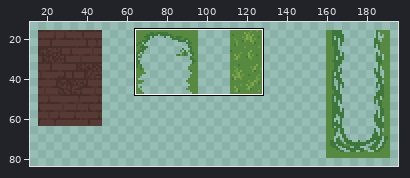
A pixel-art file gets an edit: src/- Resource Dump/Aseprite/basic paths.aseprite. The picture above shows the old version from afar; the outline marks the close-up.
Close-up. The starting point:
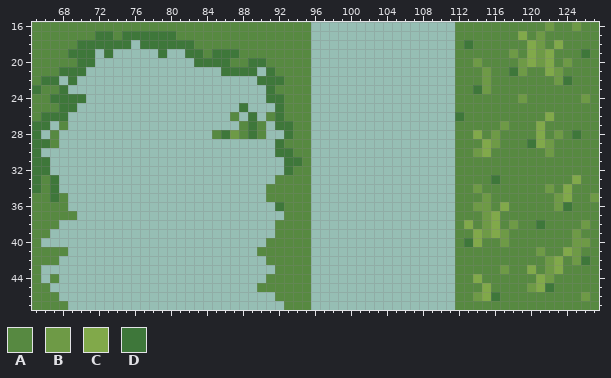
256x256 pixels, 1 frame. Shown: x 65..127, y 16..47. The wide view leaves out empty margins. The commit also changed other parts of the picture, which this record leaves out.
Palette (. is transparent): A #578941  B #6e9a46  C #81a94a  D #3e773a
Once edited:
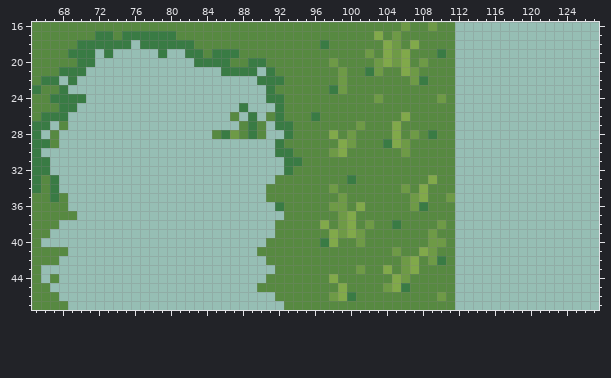
The exact change:
colour D: #3e773a -> #397b44
Layer "Layer 2":
y 16: x 96..127 ................AAAAAAAAAABAABAA -> AAAAAAAAAABAABAA................
y 17: x 96..127 ................AAAAAAACABAAAAAA -> AAAAAAACABAAAAAA................
y 18: x 96..127 ................ADAAAAAACBACAAAA -> ADAAAAAACBACAAAA................
y 19: x 96..127 ................AAAAAABACBCAAADA -> AAAAAABACBCAAADA................
y 20: x 96..127 ................AABAAAABCBCABAAA -> AABAAAABCBCABAAA................
y 21: x 96..127 ................AAABAADBAACBAAAA -> AAABAADBAACBAAAA................
y 22: x 96..127 ................AAABAAAAAAABDAAA -> AAABAAAAAAABDAAA................
y 23: x 96..127 ................AADBAAAAAAAAAAAA -> AADBAAAAAAAAAAAA................
y 24: x 96..127 ................AAAAAAABAAAAAABA -> AAAAAAABAAAAAABA................
y 25: x 96..127 ................AAAAAAAAAAAAAAAA -> AAAAAAAAAAAAAAAA................
y 26: x 96..127 ................DAAAAAAAAACAAAAA -> DAAAAAAAAACAAAAA................
y 27: x 96..127 ................AAAAABAAACAAAAAA -> AAAAABAAACAAAAAA................
y 28: x 96..127 ................AACABAAAACABADAA -> AACABAAAACABADAA................
y 29: x 96..127 ................AAACBAAADCBAAAAA -> AAACBAAADCBAAAAA................
y 30: x 96..127 ................AABCAAAAAABAAAAA -> AABCAAAAAABAAAAA................
y 31..32: x 96..127 ................AAAAAAAAAAAAAAAA -> AAAAAAAAAAAAAAAA................
y 33: x 96..127 ................AAAADAAAAAAAACAA -> AAAADAAAAAAAACAA................
y 34: x 96..127 ................AABAAAAAAABACAAA -> AABAAAAAAABACAAA................
y 35: x 96..127 ................AAABAAAAAAABCAAB -> AAABAAAAAAABCAAB................
y 36: x 96..127 ................AABBACAAAAABDAAA -> AABBACAAAAABDAAA................
y 37: x 96..127 ................AAABCAAAAAAAAAAA -> AAABCAAAAAAAAAAA................
y 38: x 96..127 ................ACABCABAADAAAABA -> ACABCABAADAAAABA................
y 39: x 96..127 ................AACBCBAAAAAAABAA -> AACBCBAAAAAAABAA................
y 40: x 96..127 ................ADCAABAAAAAAABBA -> ADCAABAAAAAAABBA................
y 41: x 96..127 ................AAAAAAAAABAACBAA -> AAAAAAAAABAACBAA................
y 42: x 96..127 ................AAAAAAAAAABCABDA -> AAAAAAAAAABCABDA................
y 43: x 96..127 ................AAAAABAACABCAAAA -> AAAAABAACABCAAAA................
y 44: x 96..127 ................AACAAAAAACBAAAAA -> AACAAAAAACBAAAAA................
y 45: x 96..127 ................AAACAAAABCDAAAAA -> AAACAAAABCDAAAAA................
y 46: x 96..127 ................AABCDAAAAAAAAABA -> AABCDAAAAAAAAABA................
y 47: x 96..127 ................AAAAAAAAAAAAAAAA -> AAAAAAAAAAAAAAAA................
Boxes around the changes in both close-ups, in picture pixels (x1, y1, x2, y2):
changed: (32, 22, 599, 310)
